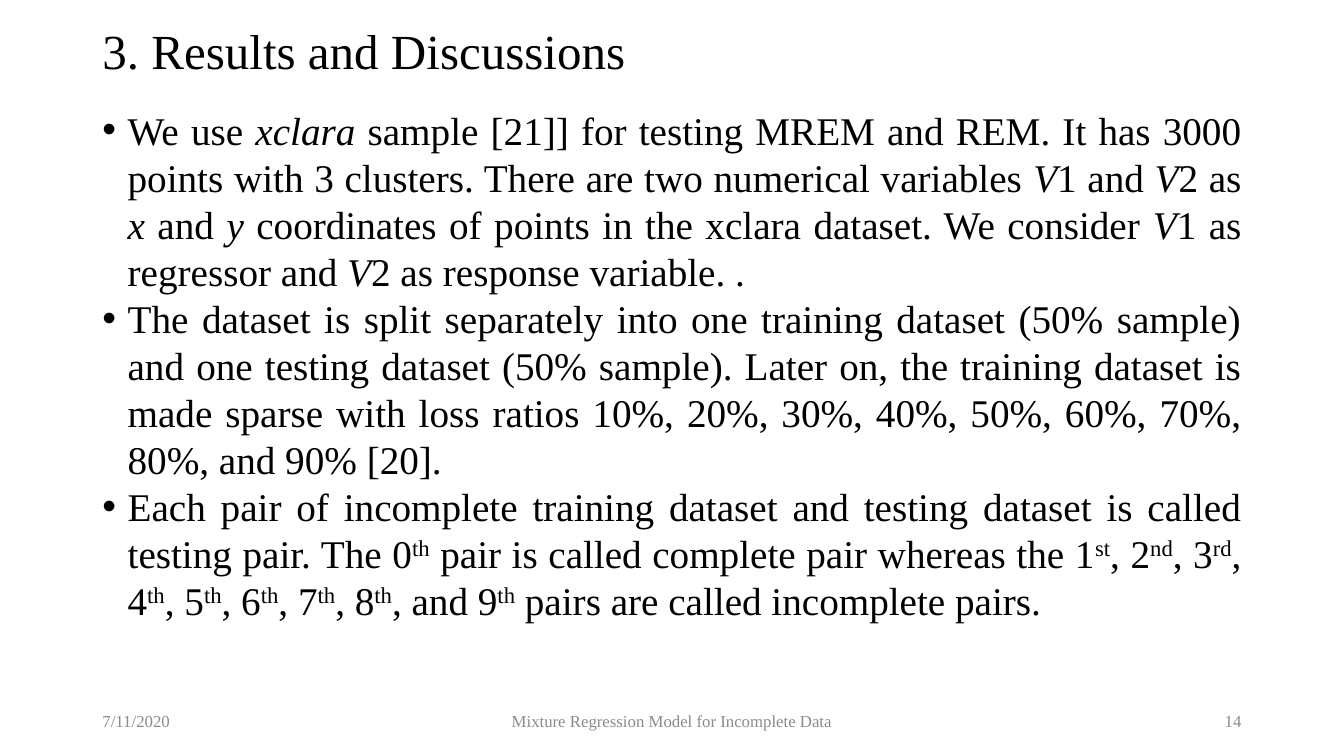
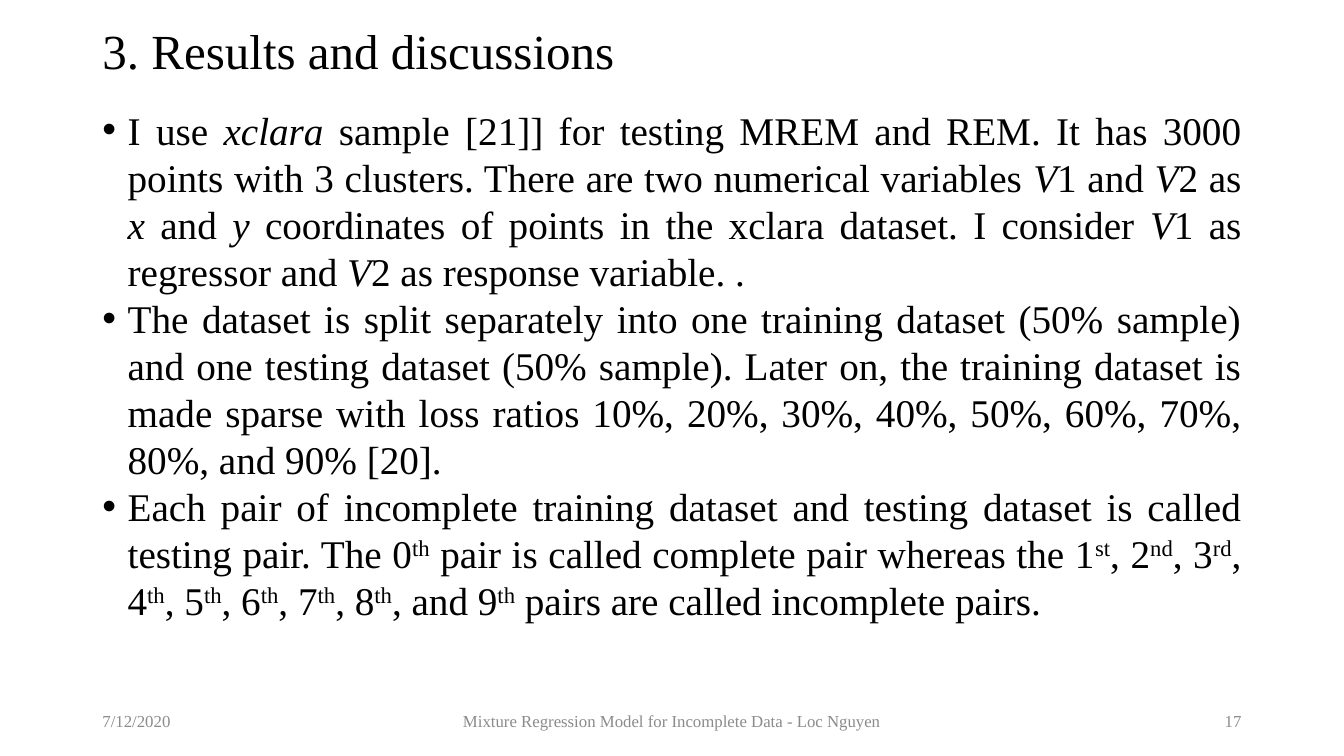
Before and after one commit to locnguyenacademic/sim, a slide deck: slide 17 of 2_design/MixtureRegressionModel/MixtureRegressionModel-RSC.pptx (slide 14 before the commit). Drawn at 1344x756 pixels with LibreOffice and Linux fonts; fonts in the diff are those of the drawing. Boxes give left, top, right and bottom in pixels: in the first picture for what was removed or moved away, otherwise in the second. Text is boxed around its words. In the diff, an @@ line names an element or a change of style, - is before the commit and + after.

Commit message:
Update slides.

```diff
--- a/2_design/MixtureRegressionModel/MixtureRegressionModel-RSC.pptx
+++ b/2_design/MixtureRegressionModel/MixtureRegressionModel-RSC.pptx
@@ title at [102,35,614,70]: text changed @@
-3. Results and Discussions
+3. Results and discussions
@@ text at [128,117,1242,293]: text changed @@
-• We use xclara sample [21]] for testing MREM and REM. It has 3000 points with 3 clusters. There are two numerical variables V1 and V2 as x and y coordinates of points in the xclara dataset. We consider V1 as regressor and V2 as response variable. .
+• I use xclara sample [21]] for testing MREM and REM. It has 3000 points with 3 clusters. There are two numerical variables V1 and V2 as x and y coordinates of points in the xclara dataset. I consider V1 as regressor and V2 as response variable. .
@@ text at [102,716,170,727]: text changed @@
-7/11/2020
+7/12/2020
@@ text at [463,715,880,731]: text changed @@
-Mixture Regression Model for Incomplete Data
+Mixture Regression Model for Incomplete Data - Loc Nguyen
@@ page number at [1225,716,1242,727]: text changed @@
-14
+17
```
Also in this commit, not shown: 20 other slides changed, 4 slides added, 1 other file.
